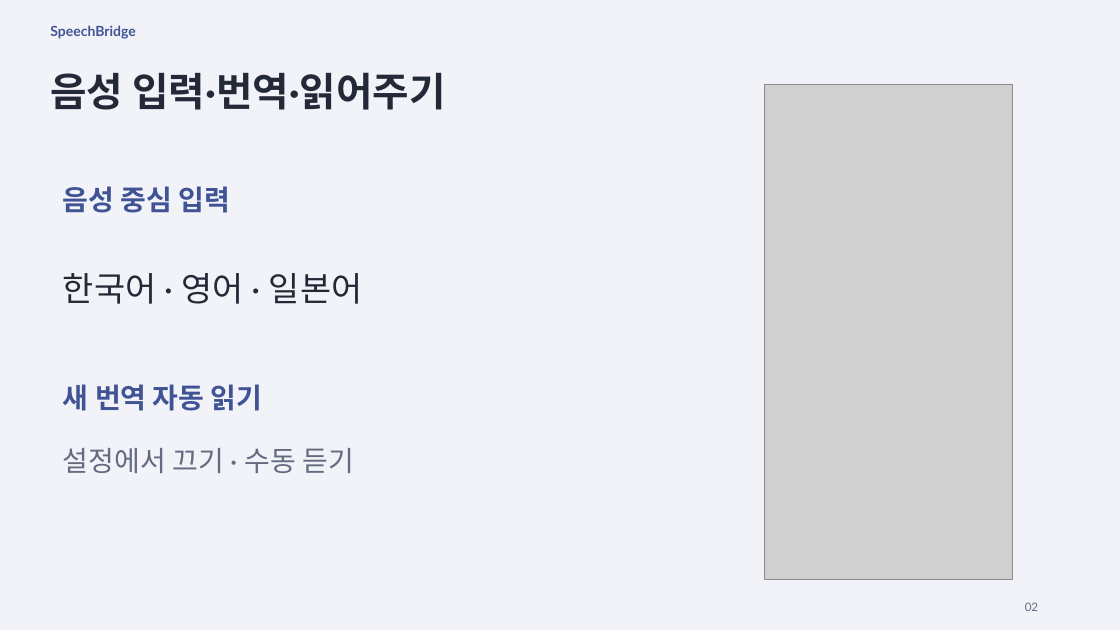
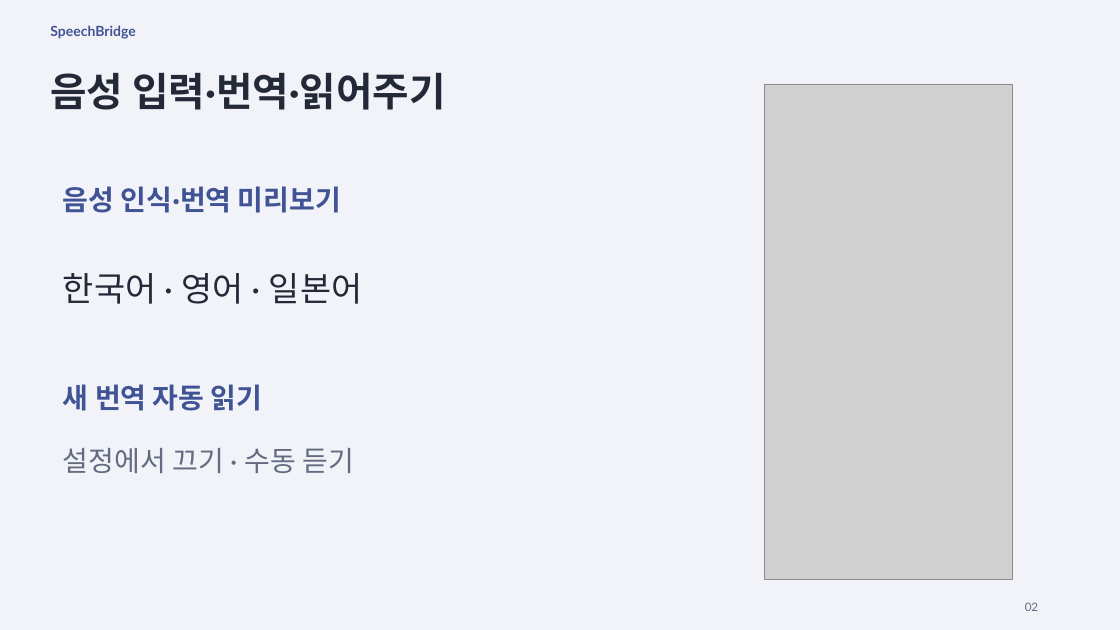
Before and after one commit to slfkalstks/SpeechBridge, a slide deck: slide 2 of presentation/SpeechBridge.pptx. Drawn at 1120x630 pixels with LibreOffice and Linux fonts; fonts in the diff are those of the drawing; grey boxes stand for pictures. Boxes give left, top, right and bottom in pixels: in the first picture for what was removed or moved away, otherwise in the second. Text is boxed around its words. In the diff, an @@ line names an element or a change of style, - is before the commit and + after.

```diff
--- a/presentation/SpeechBridge.pptx
+++ b/presentation/SpeechBridge.pptx
@@ text at box(63, 186, 341, 213): text changed @@
-음성 중심 입력
+음성 인식·번역 미리보기
```
Also in this commit, not shown: 30 other files.
